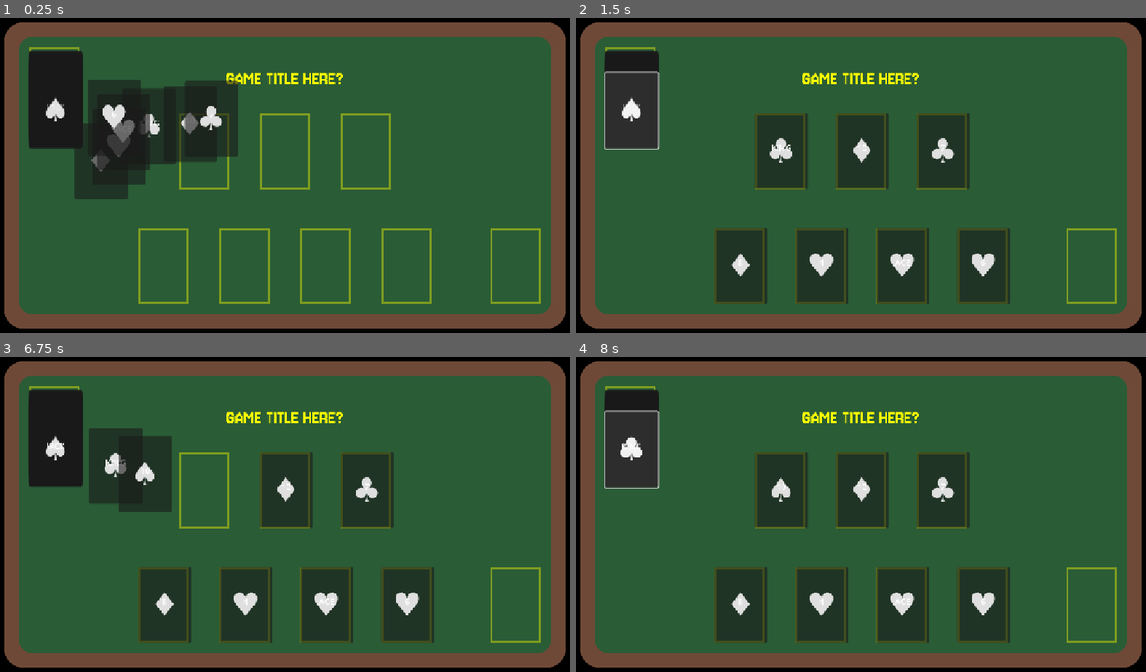
Above: before the commit, frames 1-4 (two rows, left to right).
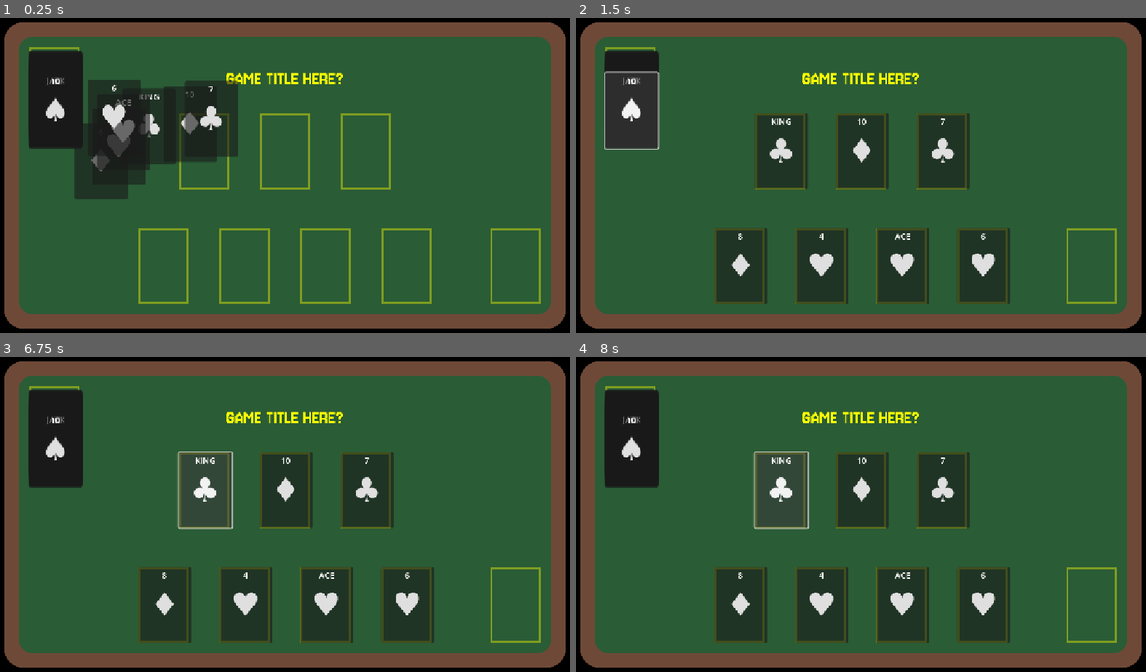
Above: after the commit, the same moments.

Repository: rajariandhana/GMTK-2025
Game: Godot game, scene res://game.tscn
Same seed, same stepped clock (60 frames per second), same inputs: the game is played once before the commit and once after it.
Inputs:
- Up to frame 1 (0.25 s): no input
- Up to frame 2 (1.5 s): click "♠️" at 0.5 s; click "♠️" at 1.25 s
- Up to frame 3 (6.75 s): click "♠️" at 2 s; click "♠️" at 2.75 s; click "♠️" at 3.5 s; click "♠️" at 4.25 s; click "♠️" at 5 s; click "♠️" at 5.75 s; click "♣️" at 6.5 s
- Up to frame 4 (8 s): click "♣️" at 7.25 s

The runs differ from the first frame. In frame 1, 0.2% of the frame differs, in the area x 8-38%, y 18-35%; in frame 2, 0.3%; in frame 3, 4.6%, in the area x 5-72%, y 18-79%; in frame 4, 0.9%.

Commit message:
added some stuff

Diff:
--- a/card.tscn
+++ b/card.tscn
@@ -15,16 +15,20 @@
 script = ExtResource("1_kikvd")
 metadata/_custom_type_script = "uid://kkji060fqkls"
 
+[node name="SFX_Click" type="AudioStreamPlayer" parent="."]
+stream = ExtResource("2_rjlel")
+volume_db = -10.0
+
 [node name="Label" type="Label" parent="."]
-layout_mode = 0
-offset_top = 57.0
-offset_right = 105.0
-offset_bottom = 80.0
+layout_mode = 1
+anchors_preset = -1
+anchor_top = 0.033
+anchor_right = 1.0
+anchor_bottom = 0.187
+offset_top = 0.0500002
+offset_bottom = -0.0500011
 text = "VALUE"
 horizontal_alignment = 1
 vertical_alignment = 1
 
-[node name="SFX_Click" type="AudioStreamPlayer" parent="."]
-stream = ExtResource("2_rjlel")
-
 [connection signal="button_up" from="." to="." method="_on_button_up"]
--- a/game.gd
+++ b/game.gd
@@ -6,8 +6,8 @@
 @onready var hand := $Hand
 @onready var card_path := preload("res://card.tscn")
 
-@onready var b_pos: Node2D = $BoardPositions
-@onready var h_pos: Node2D = $HandPositions
+@onready var board_pos: Node2D = $BoardPositions
+@onready var hand_pos: Node2D = $HandPositions
 
 @onready var sfx_discard: AudioStreamPlayer2D = $SFX_Discard
 
@@ -19,8 +19,9 @@
 
 var hand_limit : int = 4
 
-var board_positions=[]
-var hand_positions=[]
+var board_positions := []
+var hand_positions := []
+var trash_position := Vector2(982, 428)
 
 
 func _ready() -> void:
@@ -35,16 +36,14 @@
 		#print(card.get_info())
 
 	board_positions=[]
-	for pos in b_pos.get_children():
+	for pos in board_pos.get_children():
 		board_positions.append(pos.global_position + card_vector2)
 
 	hand_positions=[]
-	for pos in h_pos.get_children():
+	for pos in hand_pos.get_children():
 		hand_positions.append(pos.global_position + card_vector2)
 	await updraw()
-	#for i in deck.get_children():
-		#trash_card(i)
-		#await get_tree().create_timer(0.03).timeout
+
 
 func generate_cards():
 	for suit in range (suits.size()):
@@ -55,6 +54,7 @@
 			card_instance.set_info(suit, value)
 			card_instance.connect("selected", card_selected)
 
+
 func shuffle_card():
 	var children = deck.get_children()
 	children.shuffle()
@@ -63,30 +63,57 @@
 	for child in children:
 		deck.add_child(child)
 
+
 func _physics_process(delta: float) -> void:
 	if state != State.IDLE:
 		return
 	if board.get_child_count() < 3 and deck.get_child_count() == 0:
-		for c in board.get_children():
-			discard(c)
-		for c in hand.get_children():
-			discard(c)
+		discard_many(hand.get_children())
+		discard_many(board.get_children())
+		return
+
+	if board.get_child(0).value == board.get_child(1).value and board.get_child(0).value == board.get_child(2).value:
+		state = State.TWEENING
+		var card_from_deck : Card = null
+		for c in deck.get_children():
+			if c.value == board.get_child(0).value:
+				card_from_deck = c
+				deck.remove_child(card_from_deck)
+				board.add_child(card_from_deck)
+				var t : Tween = create_tween()
+				t.tween_property(card_from_deck, "position", get_viewport_rect().size / 2 + Vector2(-370, -100), 0.7)
+				await t.finished
+				break
+		print()
+		discard_many(board.get_children())
+		await updraw()
 		return
 
 	if board.get_child(0).suit == board.get_child(1).suit and board.get_child(0).suit == board.get_child(2).suit:
 		state = State.TWEENING
-		for c in board.get_children():
-			discard(c)
+		discard_many(board.get_children())
 		await updraw()
 
 
-func discard(card : Card):
+func discard_many(cards: Array):
+	var sorted = []
+	for card in cards:
+		var dist = card.position.distance_to(trash_position)
+		sorted.append([dist, card])
+	sorted.sort()
+
+	for c in sorted:
+		var card = c[1]
+		discard_one(card)
+
+
+func discard_one(card: Card):
 	if selected_card == card:
 		selected_card = null
 	var t : Tween = card.create_tween()
 	card.get_parent().remove_child(card)
 	trash.add_child(card)
-	var target_position := Vector2(982, 428 - trash.get_child_count())
+	var target_position := Vector2(trash_position.x, trash_position.y - trash.get_child_count())
 	t.tween_property(card, "position", target_position, card.position.distance_to(target_position) * 0.001)
 	sfx_discard.play()
 
@@ -127,17 +154,17 @@
 	state = State.IDLE
 
 
-func card_selected(card:Card):
-
+func card_selected(card: Card):
+	if card in deck.get_children():
+		return
+	if card in trash.get_children() and not card == trash.get_children()[-1]:
+		return
 	if not selected_card:
 		selected_card = card
 		return
 	if selected_card == card:
 		return
 	state = State.TWEENING
-	#if selected_card.get_parent() == card.get_parent():
-		#selected_card = card
-		#return
 
 	var t : Tween = card.create_tween()
 	var t2 : Tween = card.create_tween()
@@ -153,4 +180,3 @@
 	await t.finished
 	await t2.finished
 	state = State.IDLE
-	print('d')
--- /dev/null
+++ b/singletons/flags.gd
@@ -0,0 +1,6 @@
+extends Node
+
+# Tutorials
+# true = player_already_familiar
+var match_3_of_1_suit = false
+var can_swap_cards_with_trashed = false
Not shown, added: singletons/flags.gd.uid
